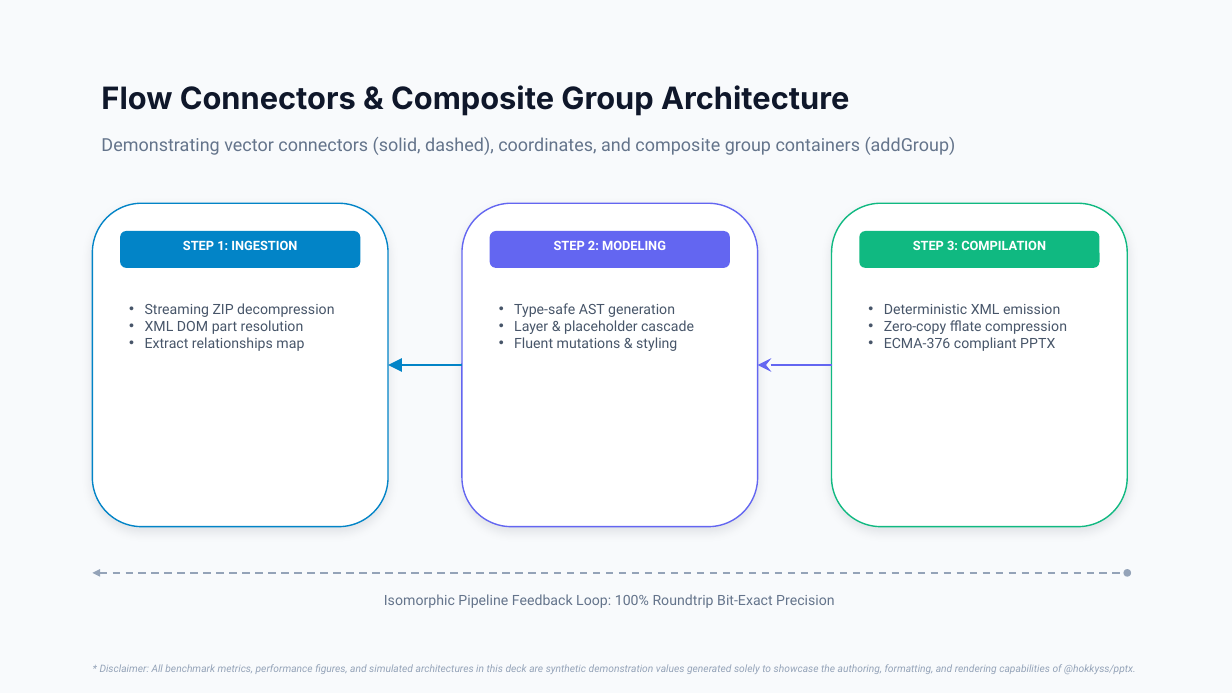
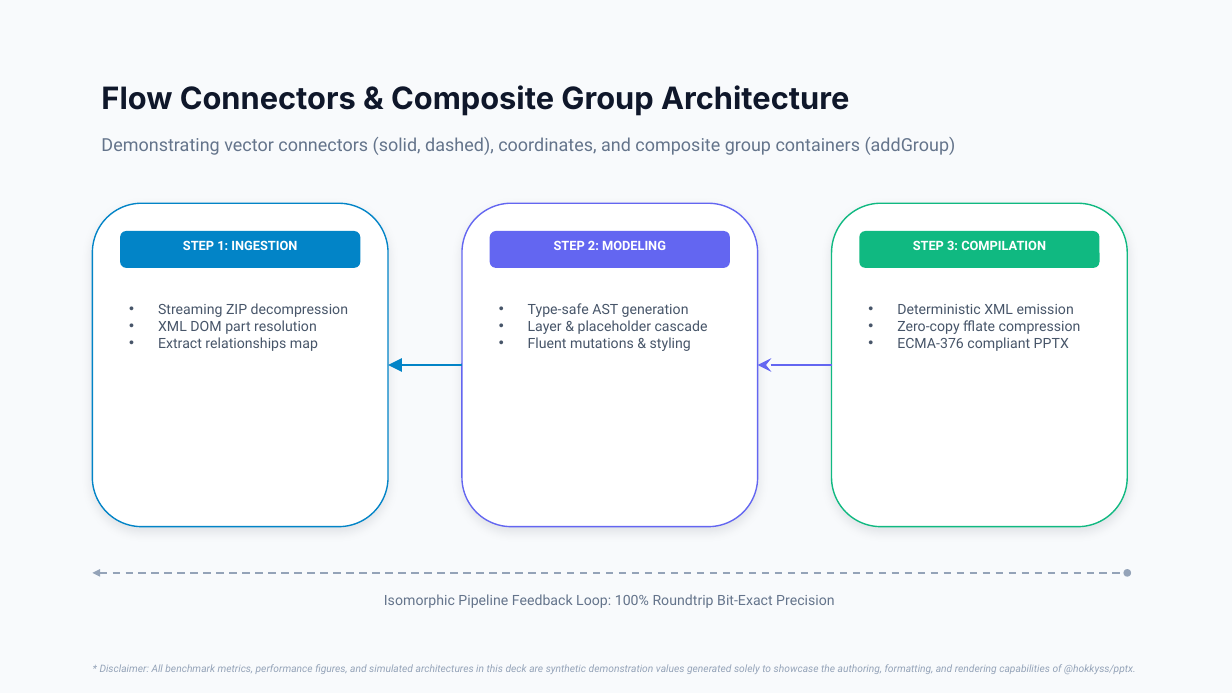
Before and after one commit to hokkyss/pptx-parser, a slide deck: slide 10 of hokkyss_showcase_deck.pptx (slide 8 before the commit). Drawn at 1232x693 pixels with LibreOffice and Linux fonts; fonts in the diff are those of the drawing. Boxes give left, top, right and bottom in pixels: in the first picture for what was removed or moved away, otherwise in the second. Text is boxed around its words. In the diff, an @@ line names an element or a change of style, - is before the commit and + after.

```diff
--- a/hokkyss_showcase_deck.pptx
+++ b/hokkyss_showcase_deck.pptx
@@ indent changed in 3 elements at (158,303,348,351), (528,303,708,351), (897,304,1081,351) @@
```
Also in this commit, not shown: 7 other slides changed, 2 slides added, 4 other files.
